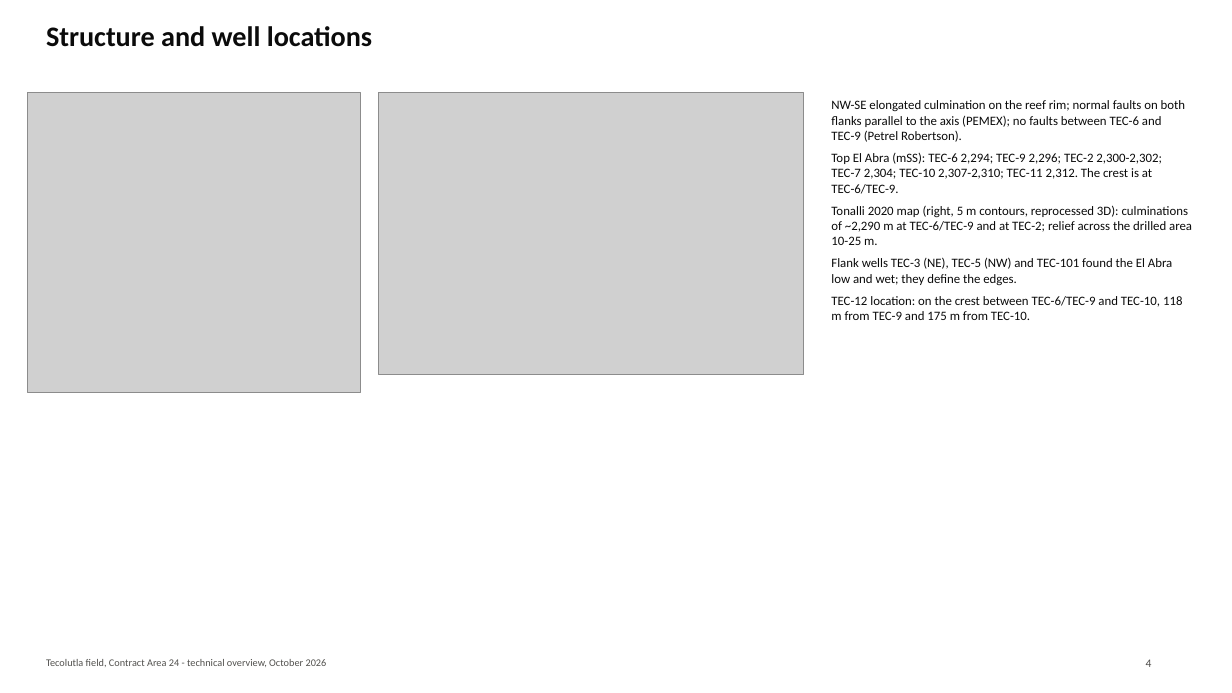
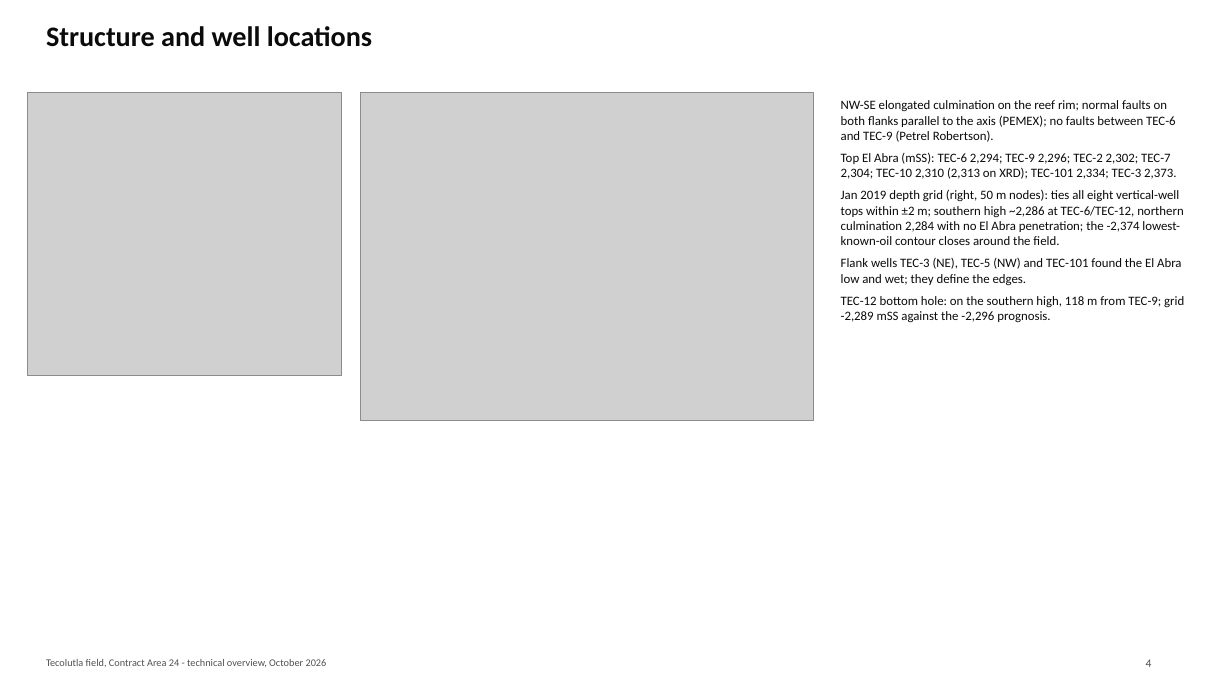
Before and after one commit to gunner1976/git_practice, a slide deck: slide 4 of docs/Tecolutla_Technical_Overview.pptx. Drawn at 1232x693 pixels with LibreOffice and Linux fonts; fonts in the diff are those of the drawing; grey boxes stand for pictures. Boxes give left, top, right and bottom in pixels: in the first picture for what was removed or moved away, otherwise in the second. Text is boxed around its words. In the diff, an @@ line names an element or a change of style, - is before the commit and + after.

```diff
--- a/docs/Tecolutla_Technical_Overview.pptx
+++ b/docs/Tecolutla_Technical_Overview.pptx
@@ picture: place and size @@
-picture at [28,92,360,393]
+picture at [28,92,342,376]
@@ picture: place and size @@
-picture at [379,92,804,375]
+picture at [360,92,813,421]
@@ text "NW-SE elongated culmination on the ...": place and size @@
-text "NW-SE elongated culmination on the ..." at [831,100,1192,320]
+text "NW-SE elongated culmination on the ..." at [841,100,1184,323]
@@ text at [841,152,1183,245]: text changed @@
-Top El Abra (mSS): TEC-6 2,294; TEC-9 2,296; TEC-2 2,300-2,302; TEC-7 2,304; TEC-10 2,307-2,310; TEC-11 2,312. The crest is at TEC-6/TEC-9.
-Tonalli 2020 map (right, 5 m contours, reprocessed 3D): culminations of ~2,290 m at TEC-6/TEC-9 and at TEC-2; relief across the drilled area 10-25 m.
+Top El Abra (mSS): TEC-6 2,294; TEC-9 2,296; TEC-2 2,302; TEC-7 2,304; TEC-10 2,310 (2,313 on XRD); TEC-101 2,334; TEC-3 2,373.
+Jan 2019 depth grid (right, 50 m nodes): ties all eight vertical-well tops within ±2 m; southern high ~2,286 at TEC-6/TEC-12, northern culmination 2,284 with no El Abra penetration; the -2,374 lowest-known-oil contour closes around the field.
@@ text at [841,296,1184,323]: text changed @@
-TEC-12 location: on the crest between TEC-6/TEC-9 and TEC-10, 118 m from TEC-9 and 175 m from TEC-10.
+TEC-12 bottom hole: on the southern high, 118 m from TEC-9; grid -2,289 mSS against the -2,296 prognosis.
```
Also in this commit, not shown: 17 other slides changed, 1 slide added, 2 other files.
